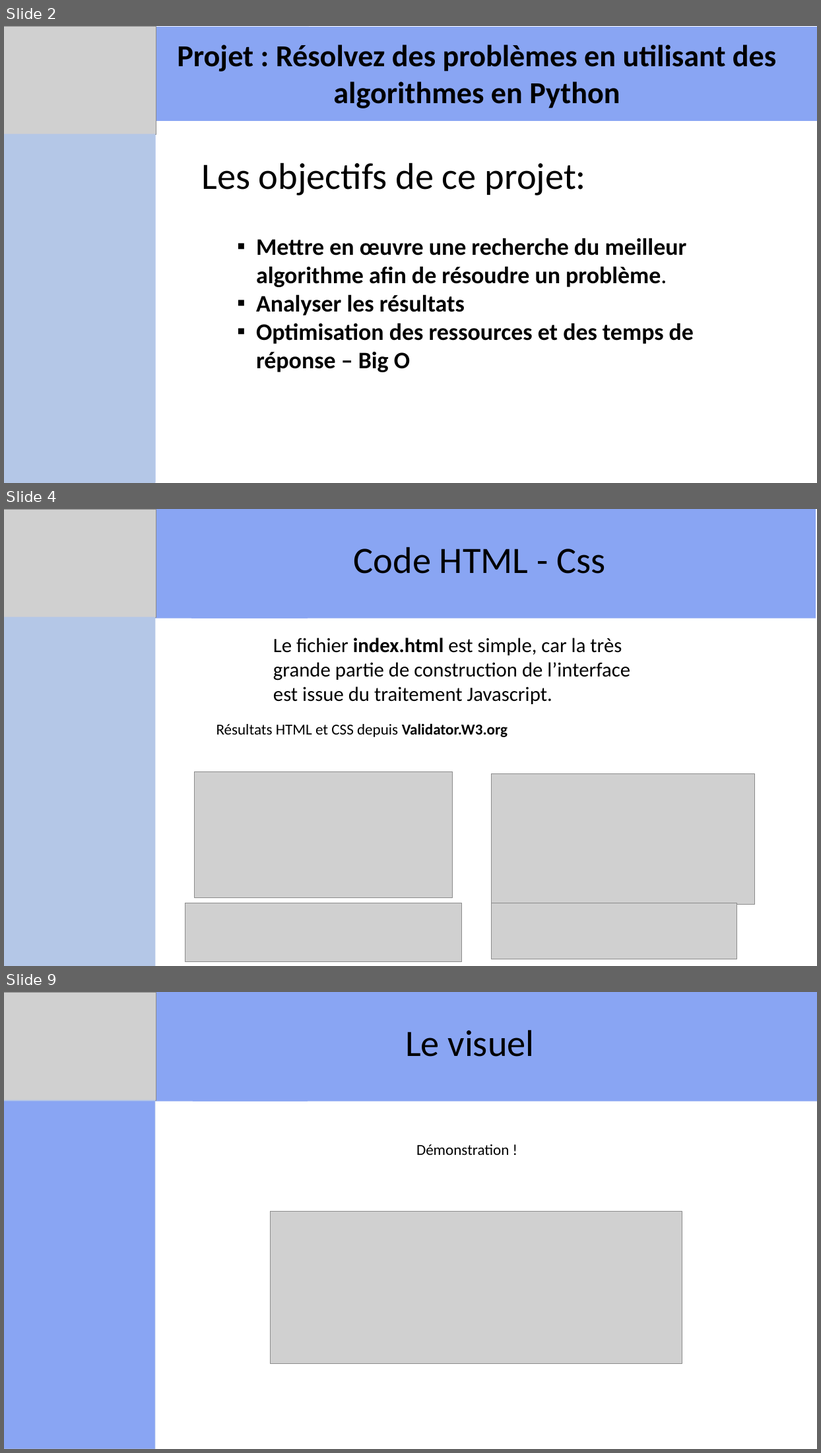
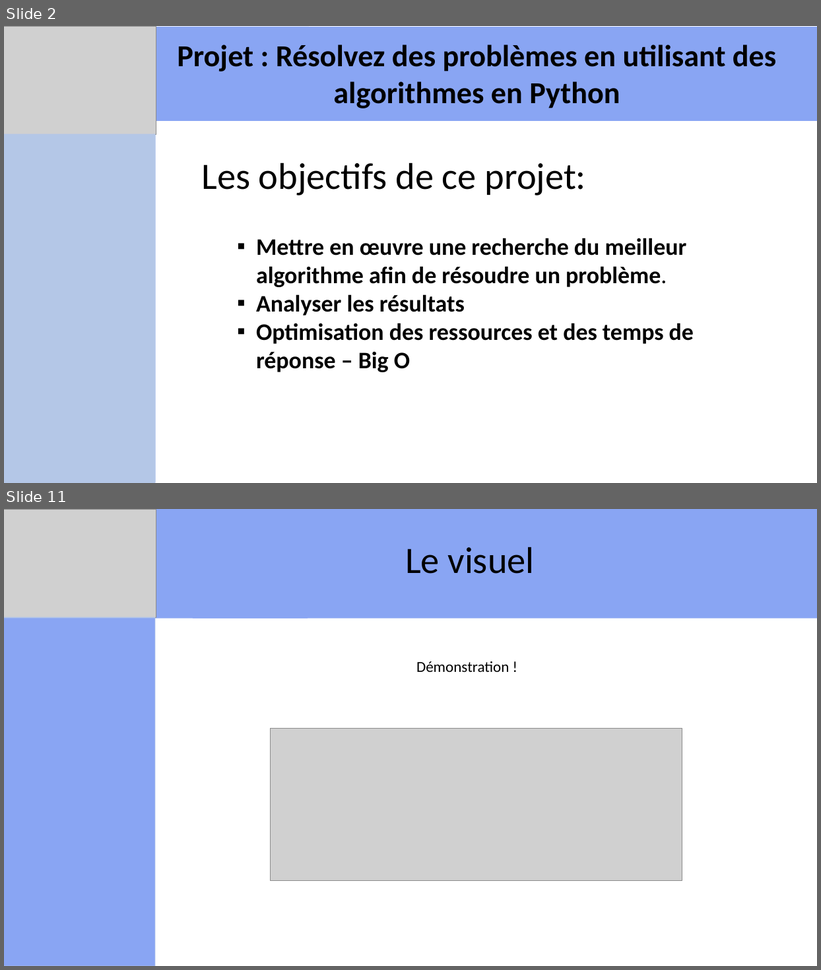
Before and after one commit to Fovea4F/Projet7-OC-Resolvez_des_problemes_en_utilisant_des_algorithmes_en_Python, a slide deck: livrables/Projet7-JustStreamIt.pptx. Shown one above the other, each under a label of ours: slides 2, 4 and 9 before the commit, slides 2 and 11 after it; the slides between them are not shown. The pictures are 821x1453 and 821x970 pixels, drawn with LibreOffice and Linux fonts; fonts in the diff are those of the drawing; grey boxes stand for pictures. Boxes give left, top, right and bottom in pixels: in the first picture for what was removed or moved away, otherwise in the second. Text is boxed around its words. In the diff, an @@ line names an element or a change of style, - is before the commit and + after.

```diff
--- a/livrables/Projet7-JustStreamIt.pptx
+++ b/livrables/Projet7-JustStreamIt.pptx
@@ slide 4 removed at (x1=4, y1=509, x2=817, y2=966), background #FFFFFF @@
@@ rectangle removed at (x1=4, y1=509, x2=308, y2=618) @@
@@ picture removed at (x1=4, y1=510, x2=156, y2=618) @@
@@ rectangle removed at (x1=191, y1=509, x2=816, y2=618) @@
@@ text removed at (x1=354, y1=547, x2=605, y2=574) @@
-Code HTML - Css
@@ rectangle removed at (x1=4, y1=618, x2=155, y2=966) @@
@@ rectangle removed at (x1=4, y1=617, x2=155, y2=966) @@
@@ text removed at (x1=273, y1=638, x2=630, y2=704) @@
-Le fichier index.html est simple, car la très grande partie de construction de l’interface est issue du traitement Javascript.
@@ text removed at (x1=217, y1=723, x2=508, y2=737) @@
-Résultats HTML et CSS depuis Validator.W3.org
@@ picture removed at (x1=194, y1=772, x2=452, y2=898) @@
@@ picture removed at (x1=491, y1=774, x2=755, y2=905) @@
@@ picture removed at (x1=185, y1=904, x2=461, y2=962) @@
@@ picture removed at (x1=491, y1=904, x2=737, y2=960) @@
@@ what was slide 9 is now slide 11 @@
```
Also in this commit, not shown: 1 slide changed, 7 slides added, 4 other slides removed, 2 other files.
